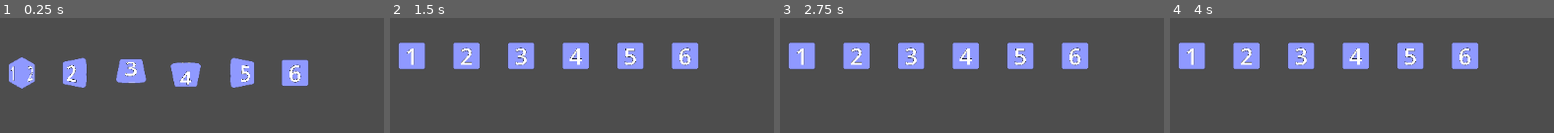
Above: before the commit, frames 1-4 (left to right).
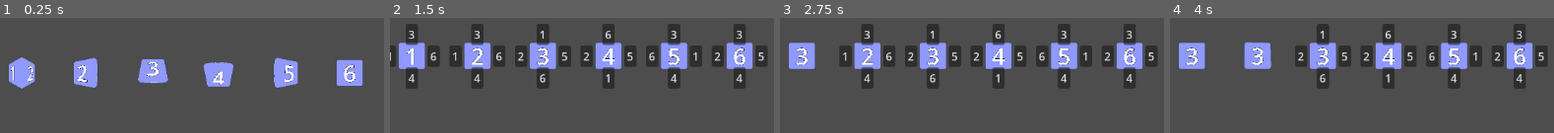
Above: after the commit, the same moments.

Repository: rcorre/chaos-control
Game: Godot game, scene res://test/roll_test.tscn
Two runs of this game, one before a commit and one after it. Both use one fixed random seed, a clock stepped at 60 frames per second and the inputs below. This scene is started directly instead of the project's main scene.
Inputs (mouse positions are in pixels of both pictures, inside the frame that each line leads up to; where the layout moved, square brackets give the same spot in the first picture):
- Up to frame 1 (0.25 s): no input
- Up to frame 2 (1.5 s): click (413, 55) at 0.5 s; click (478, 55) [466, 55] at 1.25 s
- Up to frame 3 (2.75 s): click (803, 34) at 2 s, where only the run after the commit has a clickable "3"
- Up to frame 4 (4 s): click (1323, 55) [1300, 55] at 2.75 s; click (1258, 34) at 3.5 s, where only the run after the commit has a clickable "3"

The runs differ from the first frame. In frame 1, 12% of the frame differs, in the area x 16-95%, y 34-61%; in frame 2, 21%, in the area x 0-99%, y 5-62%; in frame 3, 20%; in frame 4, 18%.

Commit message:
Add dice spin mechanic.

Diff:
--- a/default_bus_layout.tres
+++ b/default_bus_layout.tres
@@ -1,7 +1,7 @@
 [gd_resource type="AudioBusLayout" format=3 uid="uid://s3ms15h8f5rt"]
 
 [resource]
-bus/0/volume_db = -0.0371723
+bus/0/volume_db = -0.0171757
 bus/1/name = &"Music"
 bus/1/solo = false
 bus/1/mute = false
--- a/scenes/game.gd
+++ b/scenes/game.gd
@@ -7,6 +7,7 @@
 	Events.money_earned.connect(on_money_earned)
 	Events.control_earned.connect(on_control_earned)
 	Events.request_die_purchase.connect(on_die_purchase_requested)
+	Events.request_die_rotate.connect(on_die_rotate_requested)
 
 func on_die_purchase_requested(sides: int, cost: int):
 	if money >= cost:
@@ -21,3 +22,9 @@
 func on_control_earned(amount: int):
 	control += amount
 	Events.control_changed.emit(control)
+
+func on_die_rotate_requested(die: RolledDie, value: int) -> void:
+	if control > 0:
+		die.change_side_to(value)
+		control -= 1
+		Events.control_changed.emit(control)
--- a/scenes/game.tscn
+++ b/scenes/game.tscn
@@ -1,8 +1,9 @@
-[gd_scene load_steps=9 format=3 uid="uid://d4dfeshs44dmj"]
+[gd_scene load_steps=10 format=3 uid="uid://d4dfeshs44dmj"]
 
 [ext_resource type="Script" uid="uid://dvvxpd3ytc64s" path="res://scenes/game.gd" id="1_lbhrr"]
 [ext_resource type="Script" uid="uid://dvamf3q45sd1w" path="res://scenes/money_label.gd" id="1_lnu2h"]
 [ext_resource type="Script" uid="uid://cy4sclufyqtub" path="res://scenes/dice_bar.gd" id="1_uwrxv"]
+[ext_resource type="Texture2D" uid="uid://br1rdgqgf54br" path="res://assets/textures/wood1.jpg" id="2_gee14"]
 [ext_resource type="AudioStream" uid="uid://cj6ay8gup3nao" path="res://assets/sounds/dice.wav" id="2_yqjtg"]
 [ext_resource type="Script" uid="uid://dwgvsb0ye1fkt" path="res://scenes/control_label.gd" id="3_iywne"]
 [ext_resource type="Script" uid="uid://dn7sah7s1625v" path="res://scenes/die_purchase_button.gd" id="4_p57ef"]
@@ -25,15 +26,23 @@
 size_flags_vertical = 3
 script = ExtResource("1_lbhrr")
 
+[node name="TextureRect" type="TextureRect" parent="."]
+layout_mode = 1
+anchors_preset = 15
+anchor_right = 1.0
+anchor_bottom = 1.0
+grow_horizontal = 2
+grow_vertical = 2
+texture = ExtResource("2_gee14")
+stretch_mode = 1
+
 [node name="VBoxContainer" type="VBoxContainer" parent="."]
 layout_mode = 1
 anchors_preset = -1
-anchor_right = 1.0
-anchor_bottom = 1.0
-offset_left = 16.0
-offset_top = 16.0
-offset_right = -16.0
-offset_bottom = -16.0
+anchor_left = 0.05
+anchor_top = 0.05
+anchor_right = 0.95
+anchor_bottom = 0.95
 grow_horizontal = 2
 grow_vertical = 2
 
--- a/scenes/rolled_die.gd
+++ b/scenes/rolled_die.gd
@@ -2,6 +2,16 @@
 class_name RolledDie
 
 @onready var die: Node3D = $SubViewport/Die
+
+# starting at the top, moving clockwise
+var ADJACENT_SIDES := {
+	1: [3, 2, 4, 5],
+	2: [3, 6, 4, 1],
+	3: [1, 5, 6, 2],
+	4: [6, 5, 1, 2],
+	5: [3, 1, 4, 6],
+	6: [3, 5, 4, 2],
+}
 
 var sides: int
 var value: int # current top side
@@ -33,6 +43,8 @@
 	var rot := desired_rotation()
 	tween.tween_property(die, "rotation", rot, 0.5).set_trans(Tween.TRANS_QUAD).set_ease(Tween.EASE_OUT)
 	self.focus_mode = FOCUS_NONE
+	tween.tween_interval(1.0)
+	tween.finished.connect(add_chaos_buttons)
 
 func _pressed() -> void:
 	Events.control_earned.emit(-1)
@@ -42,3 +54,22 @@
 	var tween := get_tree().create_tween()
 	tween.tween_property(self, "modulate", Color.TRANSPARENT, 1.0).set_trans(Tween.TRANS_QUAD).set_ease(Tween.EASE_OUT)
 	tween.tween_callback(queue_free)
+
+func add_chaos_buttons() -> void:
+	var angle := 0.0
+	for val in ADJACENT_SIDES[value]:
+		var button := Button.new()
+		button.text = str(val)
+		add_child(button)
+		button.position = size / 2.0 - button.size / 2.0 + (Vector2.UP * 32).rotated(angle)
+		angle += PI / 2.0
+		button.pressed.connect(func(): Events.request_die_rotate.emit(self, val as int))
+
+func change_side_to(val: int) -> void:
+	var tween := get_tree().create_tween()
+	value = val
+	var rot := desired_rotation()
+	tween.tween_property(die, "rotation", rot, 0.5).set_trans(Tween.TRANS_QUAD).set_ease(Tween.EASE_OUT)
+	for c in get_children():
+		if c is Button:
+			c.queue_free()
--- a/scenes/rolled_die.tscn
+++ b/scenes/rolled_die.tscn
@@ -17,6 +17,7 @@
 transparent_bg = true
 msaa_3d = 1
 size = Vector2i(64, 64)
+render_target_update_mode = 4
 
 [node name="Camera3D" type="Camera3D" parent="SubViewport"]
 transform = Transform3D(1, 0, 0, 0, 1, 0, 0, 0, 1, 0, 0, 3)
--- a/settings/Settings.gd
+++ b/settings/Settings.gd
@@ -178,7 +178,7 @@
 var video_scale_factor := real("video", "scale", 1.0, [0.1, 1.0])
 
 var audio_device := choice("audio", "device", AudioServer.get_output_device_list())
-var audio_master_volume := real("audio", "master_volume", 50, [0, 100])
+var audio_master_volume := real("audio", "master_volume", 100, [0, 100])
 var audio_sound_volume := real("audio", "sound_volume", 100, [0, 100])
 var audio_music_volume := real("audio", "music_volume", 100, [0, 100])
 
--- a/singleton/events.gd
+++ b/singleton/events.gd
@@ -14,3 +14,5 @@
 
 signal request_die_purchase(sides, cost)
 signal add_die(sides)
+
+signal request_die_rotate(die, value)
--- a/test/roll_test.gd
+++ b/test/roll_test.gd
@@ -1,6 +1,7 @@
 extends Control
 
 func _ready() -> void:
+	Events.request_die_rotate.connect(on_die_rotate_requested)
 	for i in $D6.get_child_count():
 		var d := $D6.get_child(i).get_child(0) as RolledDie
 		if not d:
@@ -8,3 +9,6 @@
 		d.value = i + 1
 		d.sides = 6
 		d.roll()
+
+func on_die_rotate_requested(die: RolledDie, value: int) -> void:
+	die.change_side_to(value)
--- a/test/roll_test.tscn
+++ b/test/roll_test.tscn
@@ -38,6 +38,7 @@
 anchor_bottom = 1.0
 grow_horizontal = 2
 grow_vertical = 0
+theme_override_constants/separation = 32
 
 [node name="Control" type="CenterContainer" parent="D6"]
 layout_mode = 2
Binary file added: assets/textures/wood1.jpg
Not shown, added: assets/textures/wood1.jpg.import
Not shown, changed: README.md
